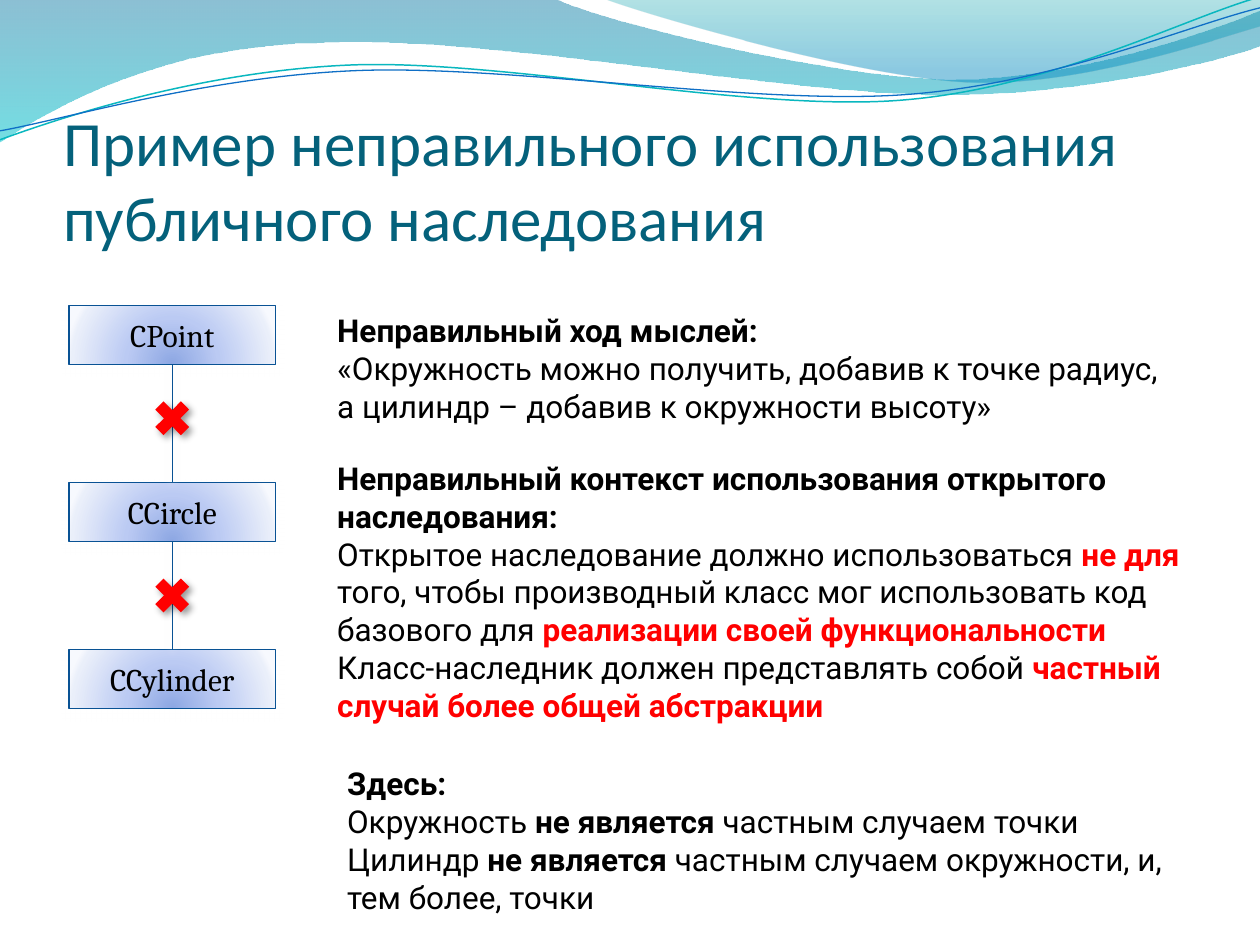
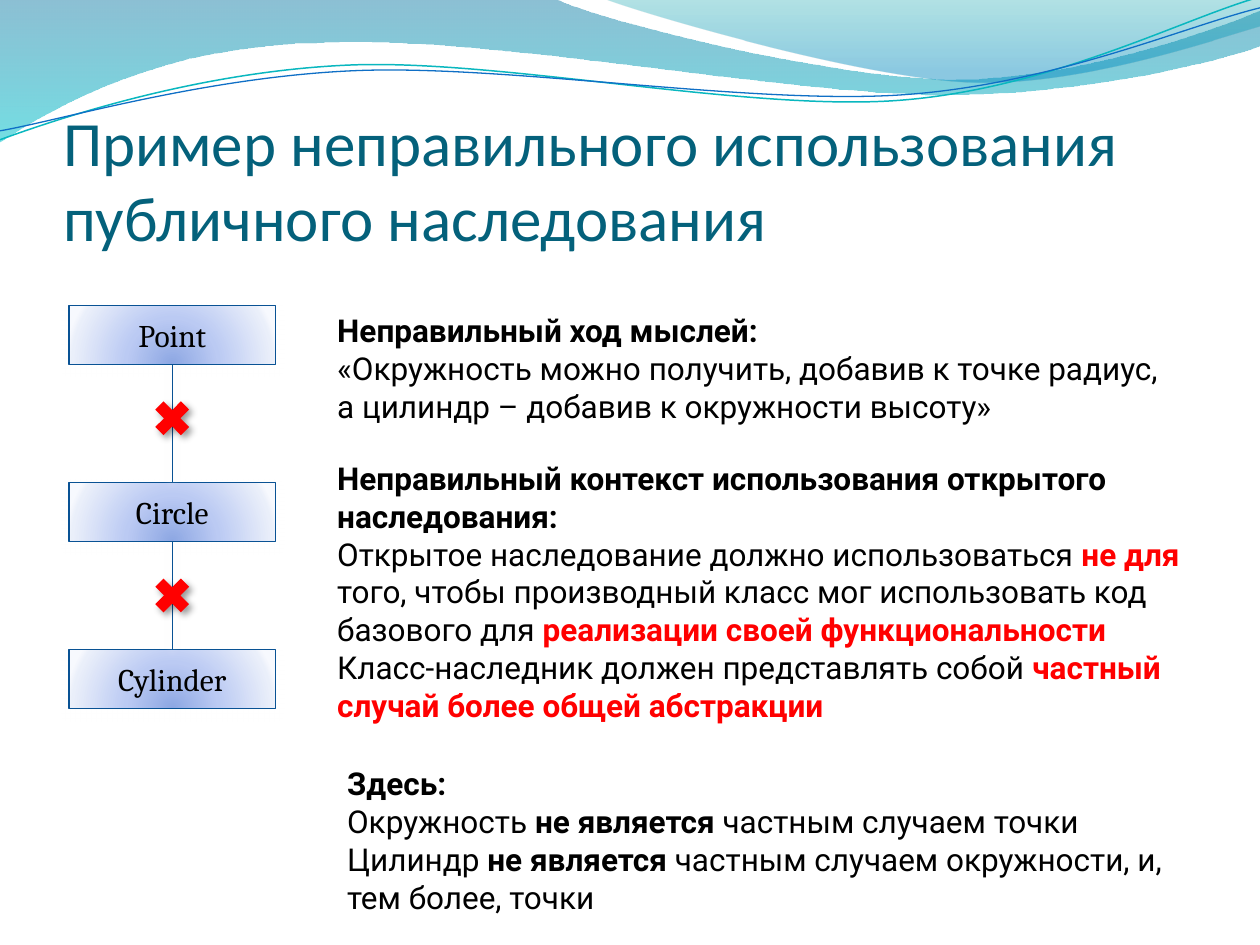
Before and after one commit to alexey-malov/oop, a slide deck: slide 50 of lectures/03/Наследование и полиморфизм.pptx. Drawn at 1260x945 pixels with LibreOffice and Linux fonts; fonts in the diff are those of the drawing; background and template pictures are left out. Boxes give left, top, right and bottom in pixels: in the first picture for what was removed or moved away, otherwise in the second. Text is boxed around its words. In the diff, an @@ line names an element or a change of style, - is before the commit and + after.

```diff
--- a/lectures/03/Наследование и полиморфизм.pptx
+++ b/lectures/03/Наследование и полиморфизм.pptx
@@ text in rectangle at (x1=138, y1=326, x2=206, y2=348): text changed @@
-CPoint
+Point
@@ text in rectangle at (x1=136, y1=502, x2=209, y2=525): text changed @@
-CCircle
+Circle
@@ text in rectangle at (x1=118, y1=669, x2=226, y2=698): text changed @@
-CCylinder
+Cylinder
```
Also in this commit, not shown: 3 other slides changed, 1 other file.
